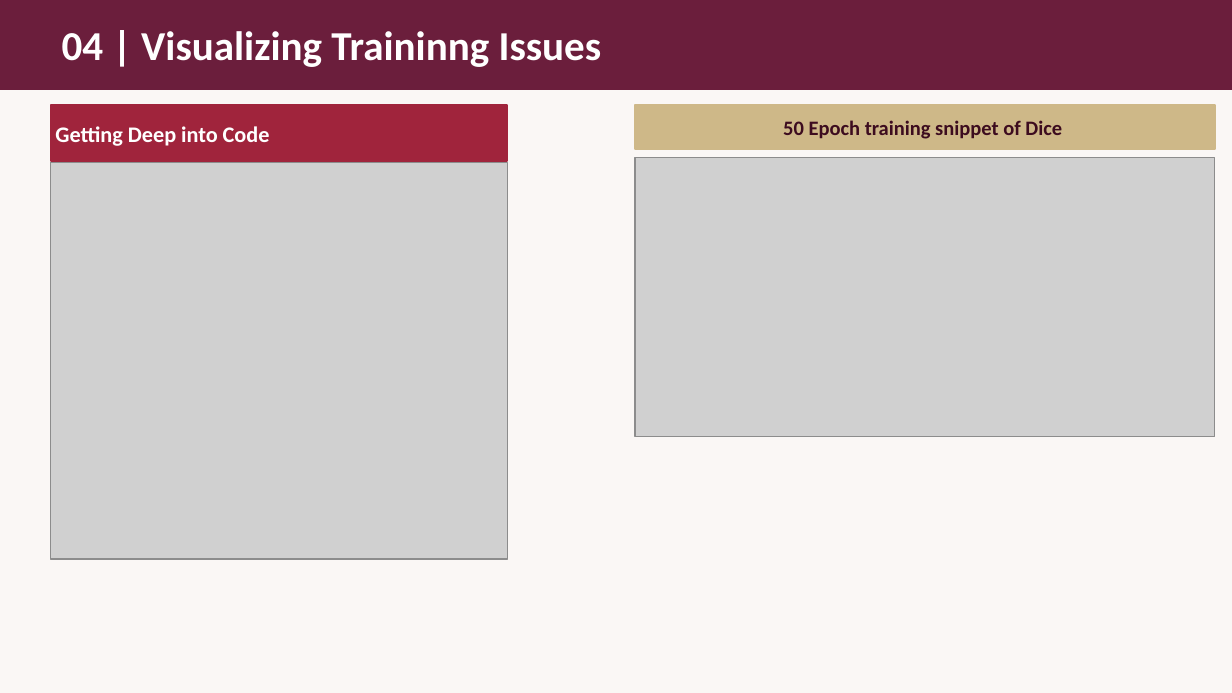
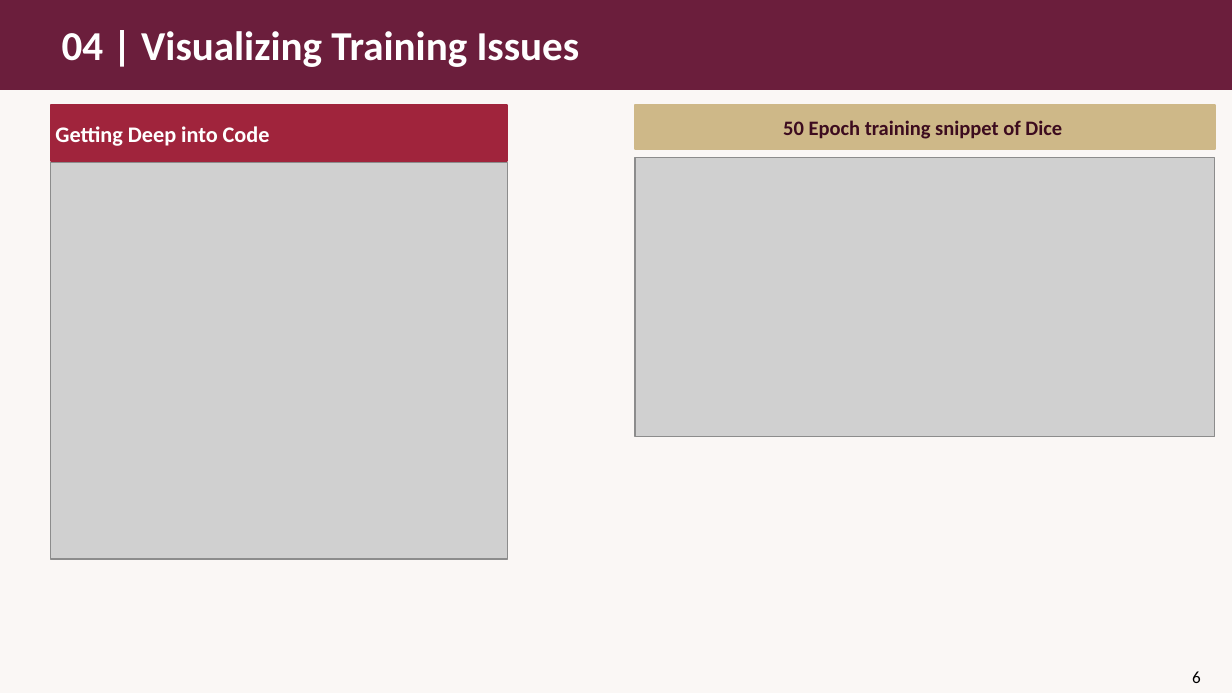
Before and after one commit to William-Ohonba/DS_Health_UWM_Project, a slide deck: slide 6 of presentations/Presentation3_GI_Segmentation.pptx. Drawn at 1232x693 pixels with LibreOffice and Linux fonts; fonts in the diff are those of the drawing; grey boxes stand for pictures. Boxes give left, top, right and bottom in pixels: in the first picture for what was removed or moved away, otherwise in the second. Text is boxed around its words. In the diff, an @@ line names an element or a change of style, - is before the commit and + after.

```diff
--- a/presentations/Presentation3_GI_Segmentation.pptx
+++ b/presentations/Presentation3_GI_Segmentation.pptx
@@ text at (62, 31, 580, 67): text changed @@
-04 | Visualizing Traininng Issues
+04 | Visualizing Training Issues
@@ text added at (1192, 671, 1201, 683), 10 pt, text #000000 @@
+6
```
Also in this commit, not shown: 8 other slides changed, 8 other files.
